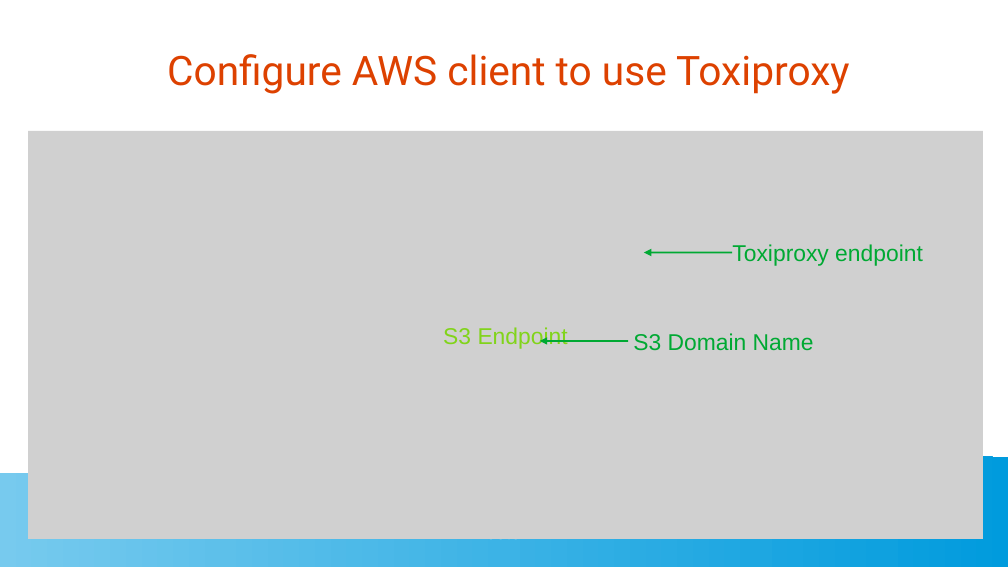
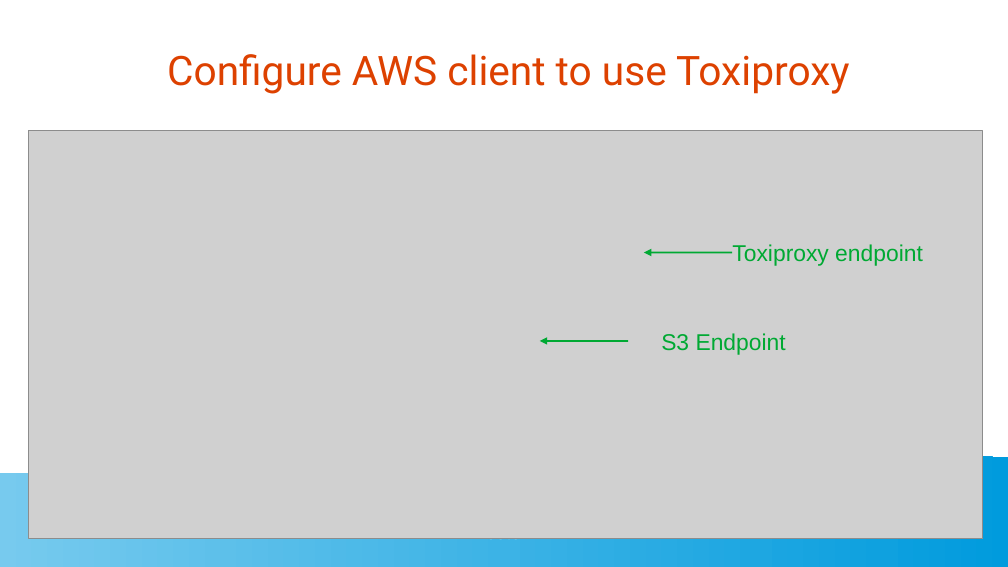
Before and after one commit to golangbot/gophercon-uk-2025-talk, a slide deck: slide 16 of Presentation.odp. Drawn at 1008x567 pixels with LibreOffice and Linux fonts; fonts in the diff are those of the drawing; grey boxes stand for pictures. Boxes give left, top, right and bottom in pixels: in the first picture for what was removed or moved away, otherwise in the second. Text is boxed around its words. In the diff, an @@ line names an element or a change of style, - is before the commit and + after.

```diff
--- a/Presentation.odp
+++ b/Presentation.odp
@@ text in picture at (x1=443, y1=327, x2=568, y2=349): text removed @@
-S3 Endpoint
@@ text in line at (x1=661, y1=333, x2=786, y2=355): text changed @@
-S3 Domain Name
+S3 Endpoint
```
Also in this commit, not shown: 1 other slide changed, 1 slide added, 1 slide removed, 1 other file.
